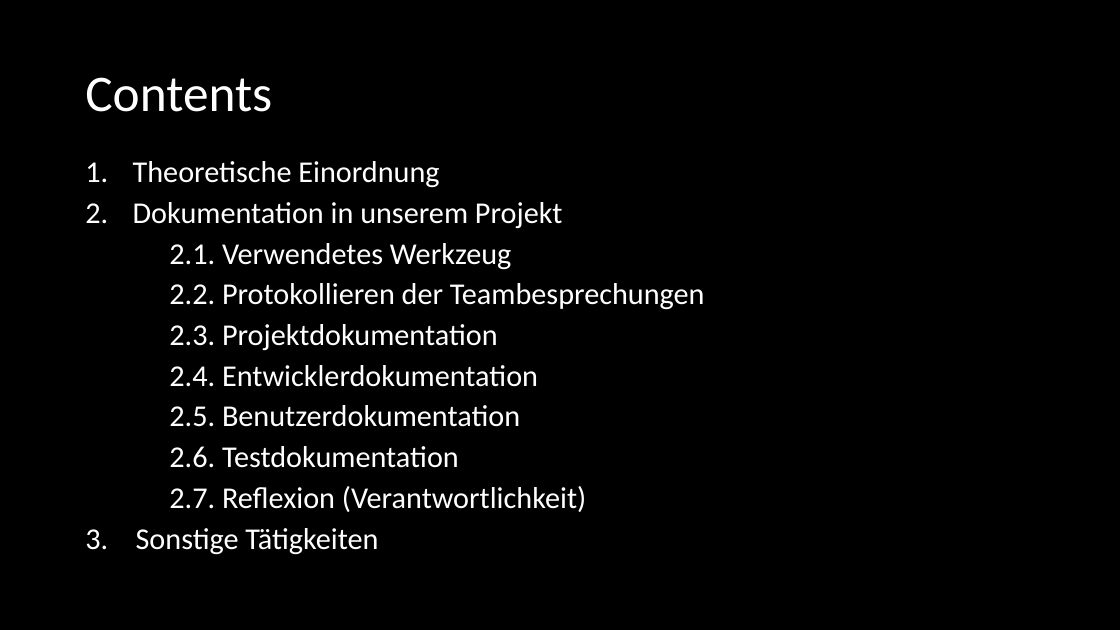
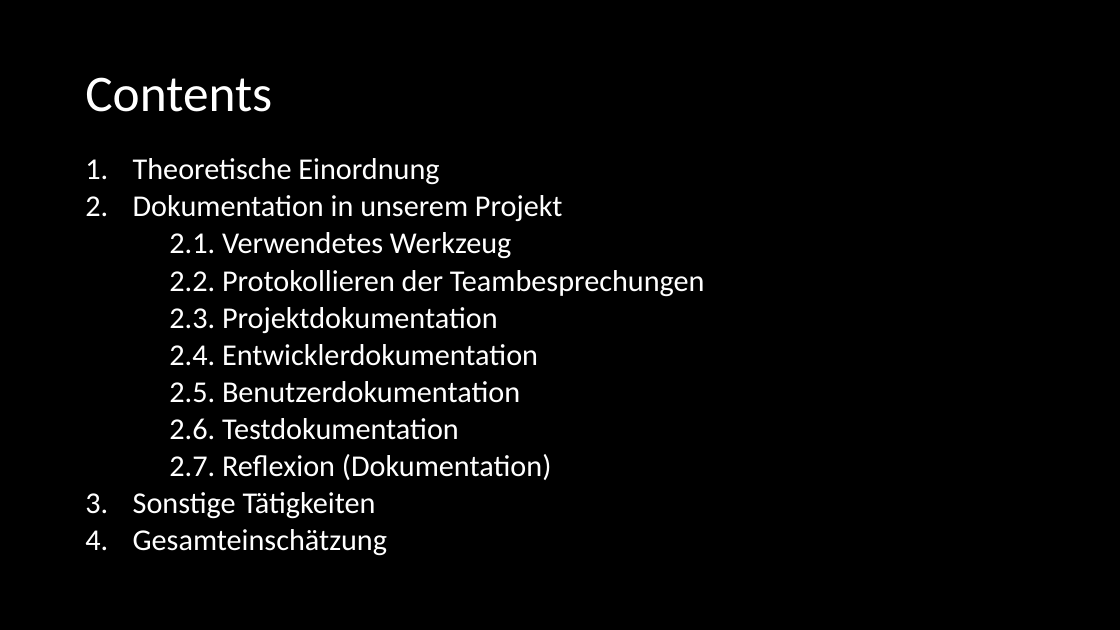
Before and after one commit to SE-Beleggruppe/Beleg_Planung, a slide deck: slide 2 of Präsentation/Felix - Dokumentation/SE_Dokumentation.pptx. Drawn at 1120x630 pixels with LibreOffice and Linux fonts; fonts in the diff are those of the drawing. Boxes give left, top, right and bottom in pixels: in the first picture for what was removed or moved away, otherwise in the second. Text is boxed around its words. In the diff, an @@ line names an element or a change of style, - is before the commit and + after.

```diff
--- a/Präsentation/Felix - Dokumentation/SE_Dokumentation.pptx
+++ b/Präsentation/Felix - Dokumentation/SE_Dokumentation.pptx
@@ text at bbox=[133, 158, 705, 440]: line spacing 0.8 to 0.7 @@
@@ text at bbox=[133, 454, 552, 556]: text changed @@
-2.7. Reflexion (Verantwortlichkeit)
-3. Sonstige Tätigkeiten
+2.7. Reflexion (Dokumentation)
+3. Sonstige Tätigkeiten
+4. Gesamteinschätzung
```
Also in this commit, not shown: 6 other slides changed, 2 slides added, 1 slide removed, 1 other file.
